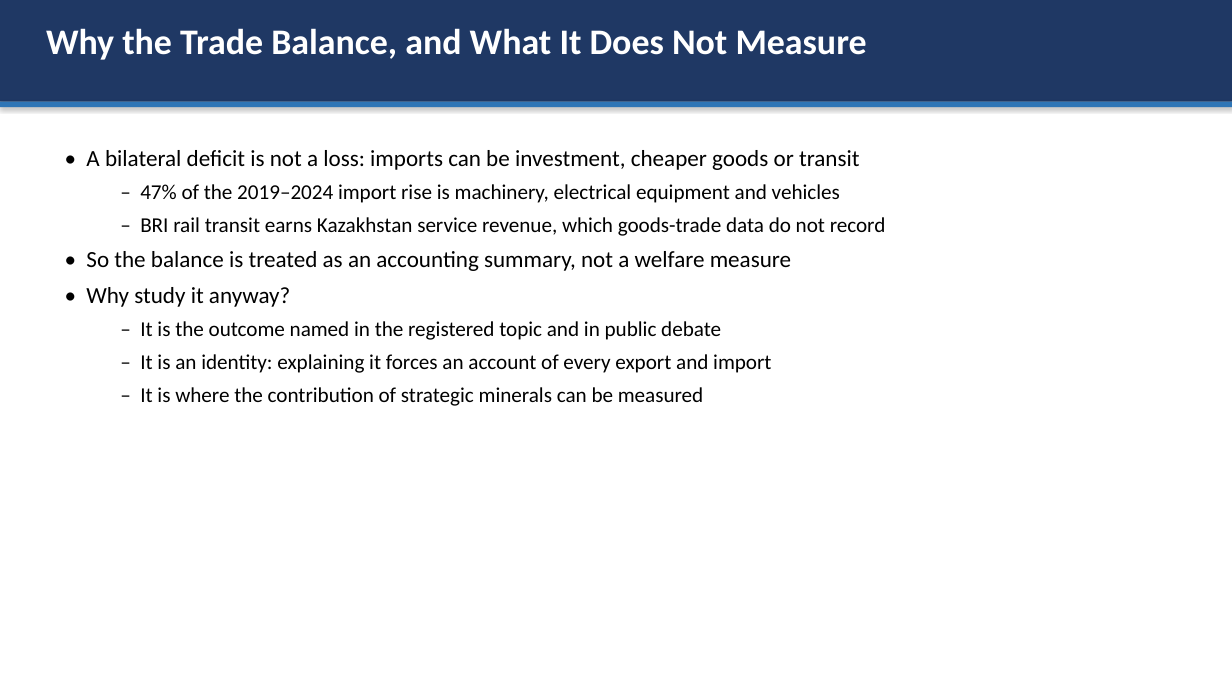
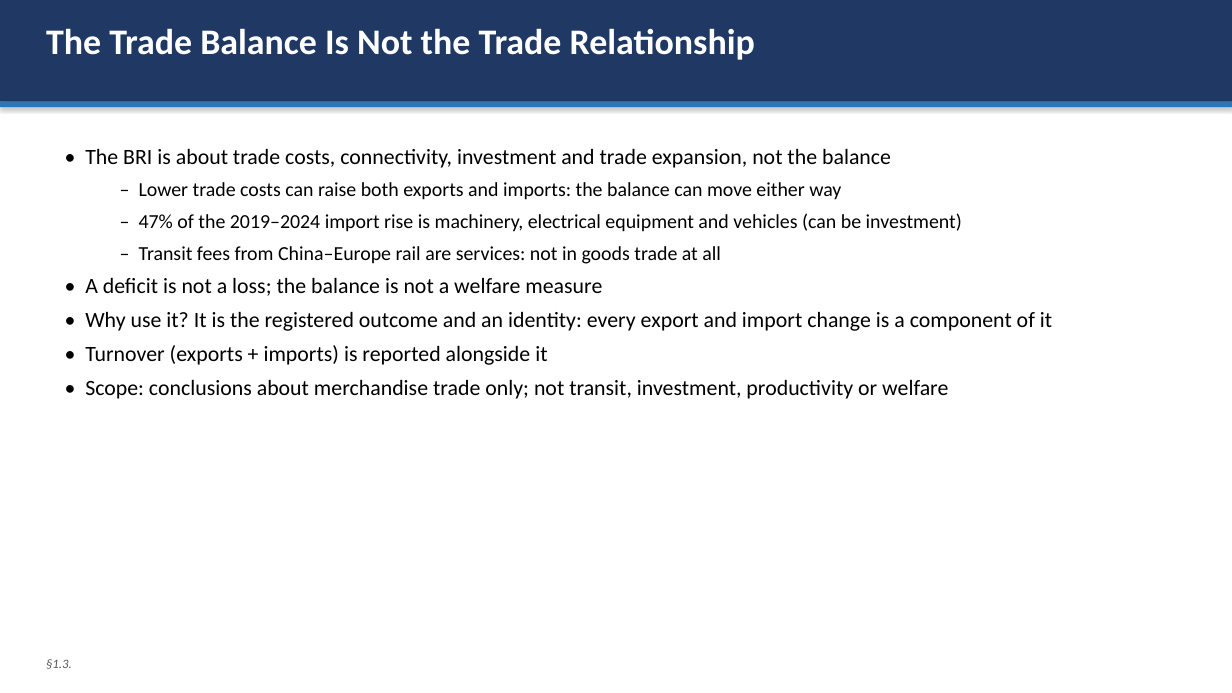
Before and after one commit to omirbeknikar-ship-it/dissertation-final, a slide deck: slide 3 of Paper/defense_presentation.pptx. Drawn at 1232x693 pixels with LibreOffice and Linux fonts; fonts in the diff are those of the drawing. Boxes give left, top, right and bottom in pixels: in the first picture for what was removed or moved away, otherwise in the second. Text is boxed around its words. In the diff, an @@ line names an element or a change of style, - is before the commit and + after.

Commit message:
Final validation: balance vs relationship, turnover, mechanism scorecard, dated milestones and alternative break years, extended comparators, narrowed conclusions; rewritten supervisor reply, slides and script

```diff
--- a/Paper/defense_presentation.pptx
+++ b/Paper/defense_presentation.pptx
@@ text at <box>46,28,755,60</box>: text changed @@
-Why the Trade Balance, and What It Does Not Measure
+The Trade Balance Is Not the Trade Relationship
@@ text at <box>85,149,1052,399</box>: text changed; size 16.5 to 17 pt @@
-• A bilateral deficit is not a loss: imports can be investment, cheaper goods or transit
-  – 47% of the 2019–2024 import rise is machinery, electrical equipment and vehicles
-  – BRI rail transit earns Kazakhstan service revenue, which goods-trade data do not record
-• So the balance is treated as an accounting summary, not a welfare measure
-• Why study it anyway?
-  – It is the outcome named in the registered topic and in public debate
-  – It is an identity: explaining it forces an account of every export and import
-  – It is where the contribution of strategic minerals can be measured
+• The BRI is about trade costs, connectivity, investment and trade expansion, not the balance
+  – Lower trade costs can raise both exports and imports: the balance can move either way
+  – 47% of the 2019–2024 import rise is machinery, electrical equipment and vehicles (can be investment)
+  – Transit fees from China–Europe rail are services: not in goods trade at all
+• A deficit is not a loss; the balance is not a welfare measure
+• Why use it? It is the registered outcome and an identity: every export and import change is a component of it
+• Turnover (exports + imports) is reported alongside it
+• Scope: conclusions about merchandise trade only; not transit, investment, productivity or welfare
@@ text added at <box>46,659,72,669</box>, 10 pt, text #595959, italic @@
+§1.3.
```
Also in this commit, not shown: 11 other slides changed, 3 slides added, 3 slides removed, 26 other files.
